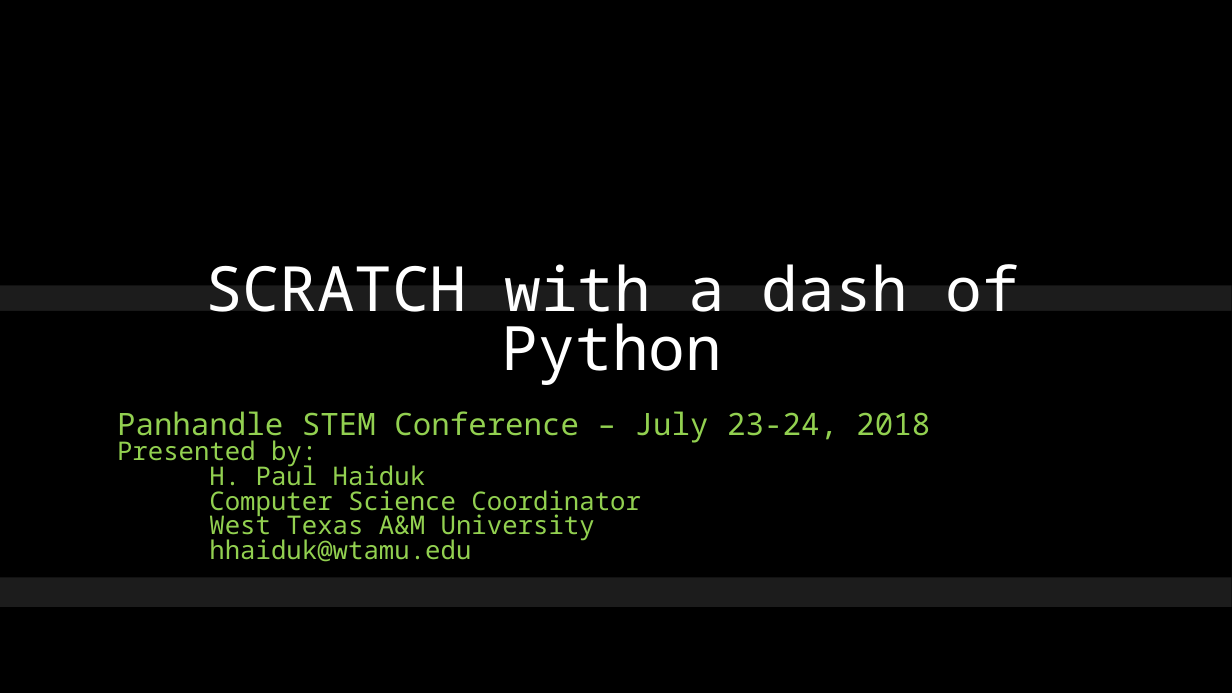
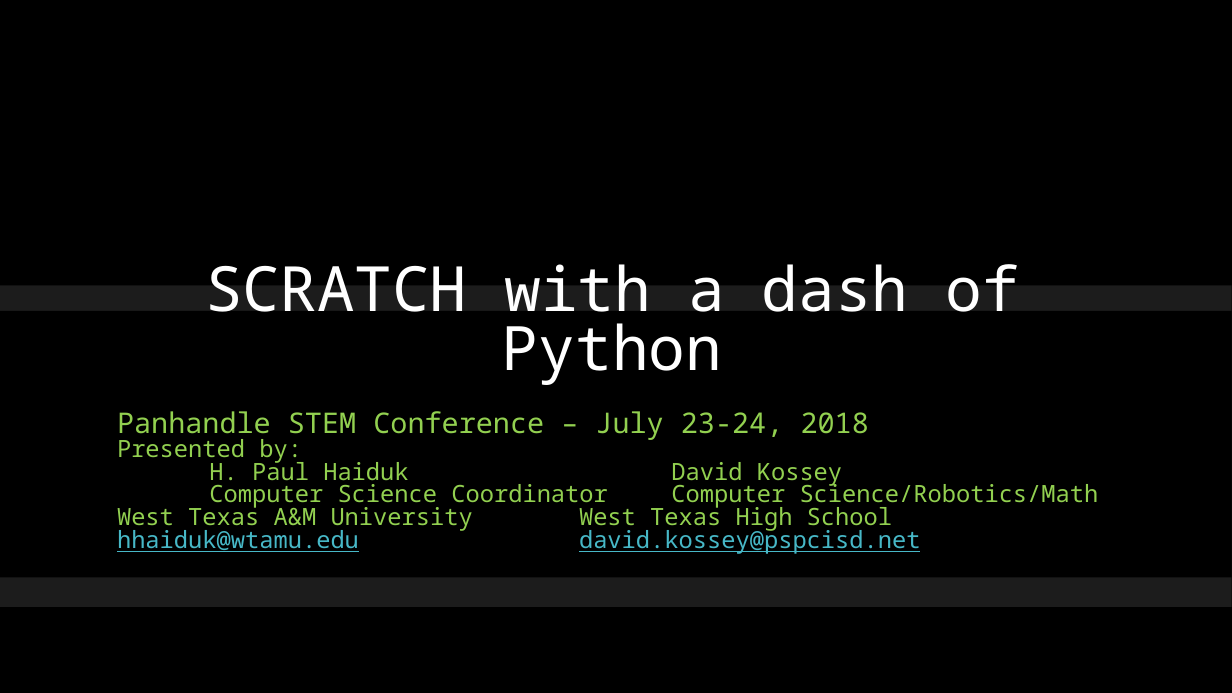
Before and after one commit to HHaiduk/thunder, a slide deck: slide 1 of STEM-Conference-Scratch.pptx. Drawn at 1232x693 pixels with LibreOffice and Linux fonts; fonts in the diff are those of the drawing; background and template pictures are left out. Boxes give left, top, right and bottom in pixels: in the first picture for what was removed or moved away, otherwise in the second. Text is boxed around its words. In the diff, an @@ line names an element or a change of style, - is before the commit and + after.

Commit message:
Updated Scratch presentation

```diff
--- a/STEM-Conference-Scratch.pptx
+++ b/STEM-Conference-Scratch.pptx
@@ subtitle at [117,411,869,463]: size 24 to 22.2 pt in "Panhandle STEM Conference – July 23-24, 2018"; size 20 to 18.5 pt in "Presented by:" @@
@@ subtitle at [117,458,1099,554]: text changed; size 20 to 18.5 pt @@
-H. Paul Haiduk
-Computer Science Coordinator
-West Texas A&M University
-hhaiduk@wtamu.edu
+H. Paul Haiduk David Kossey
+Computer Science Coordinator Computer Science/Robotics/Math West Texas A&M University West Texas High School hhaiduk@wtamu.edu david.kossey@pspcisd.net
```
Also in this commit, not shown: 1 other slide changed, 1 other file.
